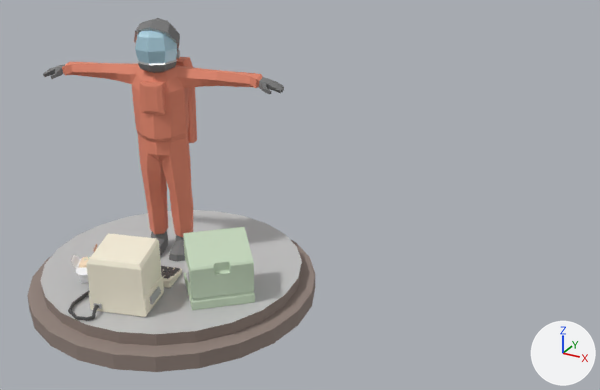
The glTF model static/models/scene.glb: old version first, new version second.
Before and after are seen from a 50 mm lens placed at (3.6, -4.52, 3.3), pointed at (0.99, 0.23, 0.93). The axes (+X, +Y, +Z) are drawn at lower right. The lights are the same throughout. Where no turn or scale is listed for an object, it has been applied to the vertices.
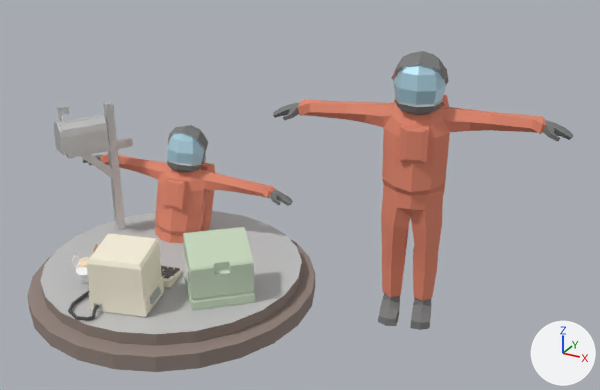
The change in detail:
Material '10 BROWN-DARK' (mat_10_brown_dark) is new.
Its base color is (0.8, 0.8, 0.8) (white #e7e7e7).
Its metallic is 1.0.
Its roughness is 0.553.
Material '26 RED-DARK' (mat_26_red_dark) is new.
Its base color is (0.8, 0.8, 0.8) (white #e7e7e7).
Its metallic is 1.0.
Its roughness is 0.553.
Material '20 GREY' (mat_20_grey) is new.
Its base color is (0.8, 0.8, 0.8) (white #e7e7e7).
Its metallic is 1.0.
Its roughness is 0.553.
Material 'Black.001' (mat_black_001) is new.
Its base color is (0.196, 0.196, 0.196) (grey #7a7a7a).
Its roughness is 0.765.
Material 'Material.001' (mat_material_001) is new.
Its base color is (0.784, 0.247, 0.155) (orange #e5886e).
Its roughness is 0.765.
Material 'Silver.001' (mat_silver_001) is new.
Its base color is (0.558, 0.558, 0.558) (light grey #c5c5c5).
Its metallic is 0.706.
Its roughness is 0.331.
Material 'Glass.001' (mat_glass_001) is new.
Its base color is (0.421, 0.643, 0.748) (cyan #aed2e0).
Its metallic is 0.235.
Mesh me_mail_box is new.
It has 68 vertices, 106 faces and spans x -0.291..0.103, y -0.415..0.16, z 0.0..1.138.
Faces by material slot: [36, 20, 50].
It uses material mat_10_brown_dark (white #e7e7e7).
It uses material mat_26_red_dark (white #e7e7e7).
It uses material mat_20_grey (white #e7e7e7).
Mesh me_mesh_002 is new.
It has 662 vertices, 1265 faces and spans x -0.88..0.97, y -0.23..0.56, z -0.03..1.81.
Faces by material slot: [792, 32, 58, 383].
It uses material mat_material_001 (orange #e5886e).
It uses material mat_glass_001 (cyan #aed2e0).
It uses material mat_silver_001 (light grey #c5c5c5).
It uses material mat_black_001 (grey #7a7a7a).
Object 'man-astronaut' (ob_man_astronaut) moves from (-0.15, 0.173, 0.244) to (1.86, 0.173, 0.244).
Object 'mail-box' (ob_mail_box) is new; it shows me_mail_box.
Its location is (-0.765, 0.282, 0.192).
Object 'man_astronaut.002' (ob_man_astronaut_002) is new; it shows me_mesh_002.
Its location is (-0.292, 0.248, -0.661).

What differs and where, as boxes (x1, y1, x2, y2) in the pictures (600 x 390 px):
'man-astronaut', moved: before (43, 18, 284, 261); after (273, 51, 573, 330)
'man_astronaut.002', added (orange): after (82, 125, 293, 243)
    faces in mat_material_001 (orange #e5886e): (100, 153, 275, 243)
    faces in mat_glass_001 (cyan #aed2e0): (167, 134, 204, 164)
    faces in mat_black_001 (grey #7a7a7a): (82, 125, 293, 206)
    faces in mat_silver_001 (light grey #c5c5c5): (167, 132, 206, 166)
'mail-box', added: after (54, 101, 133, 230)
    faces in mat_10_brown_dark (white #e7e7e7): (66, 101, 133, 230)
    faces in mat_20_grey (white #e7e7e7): (54, 115, 109, 155)
